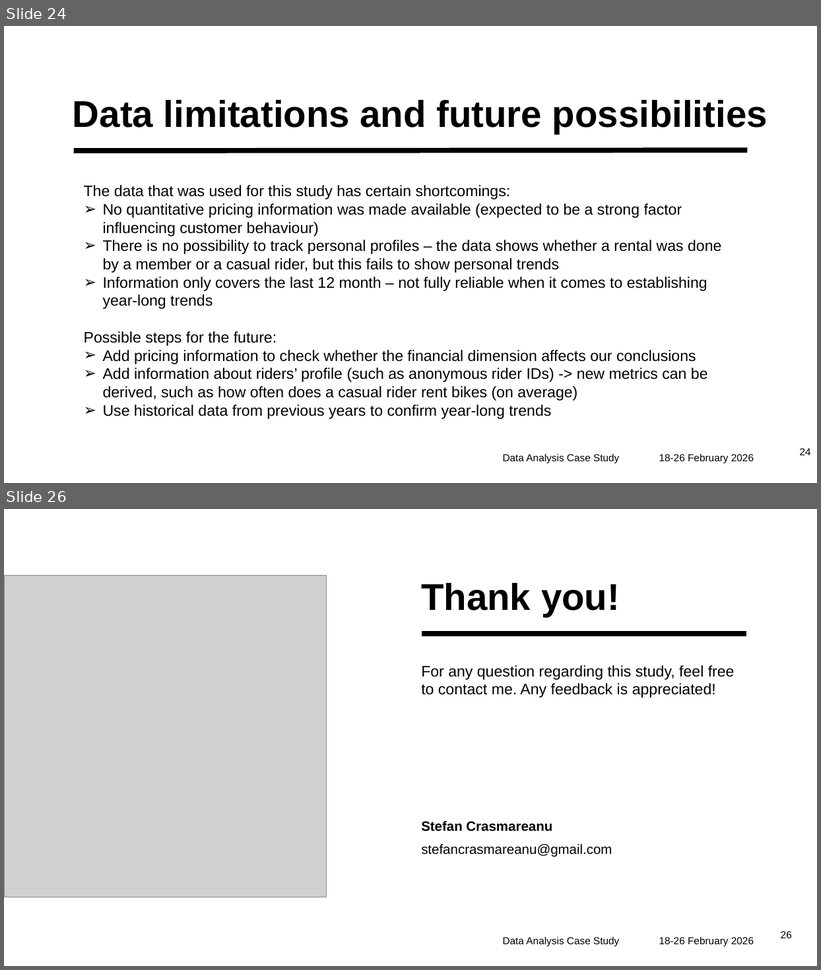
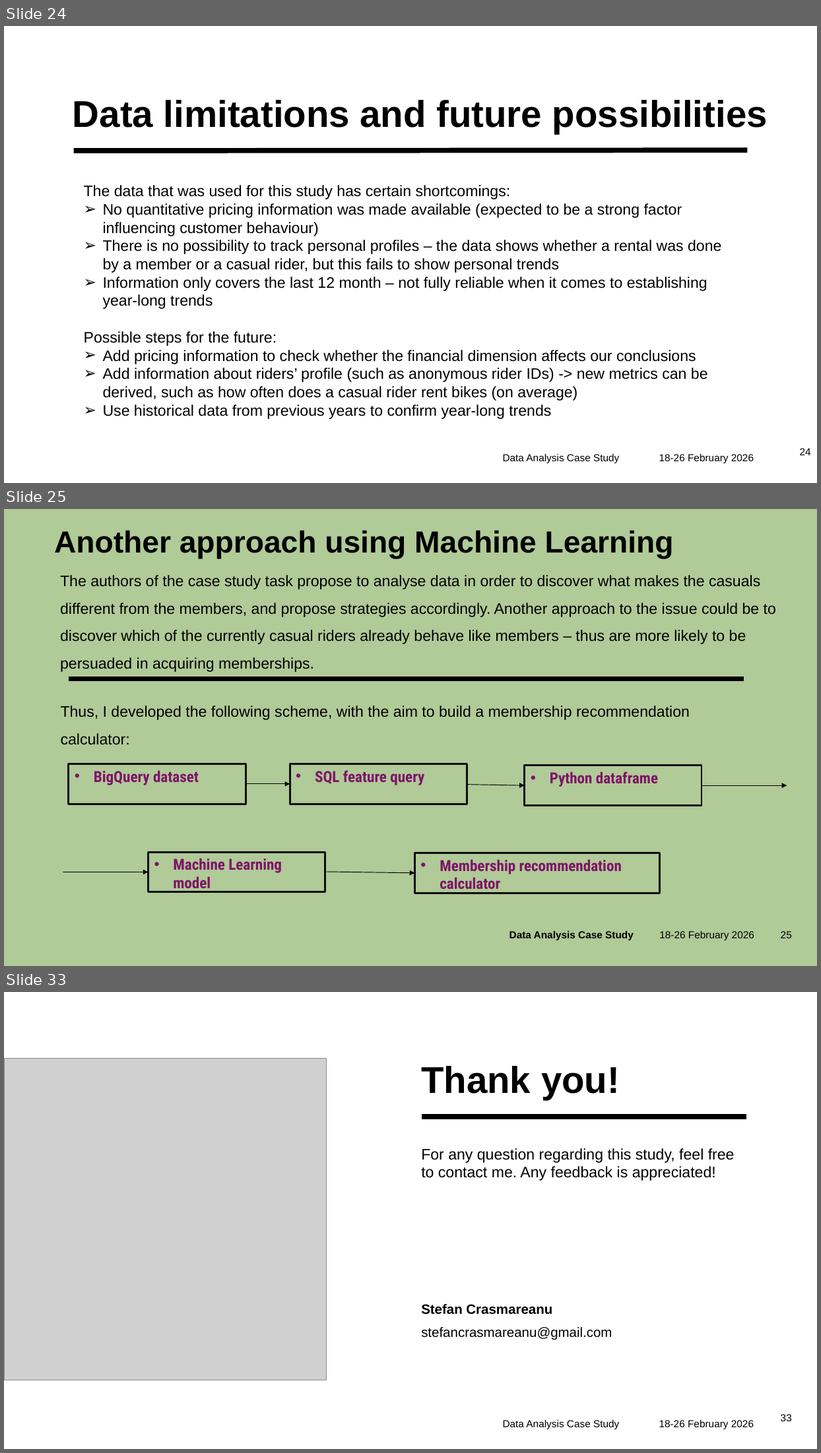
Before and after one commit to stefancrasmareanu-a11y/Case_study_bike_sharing_company, a slide deck: CaseStudy_Data_analysis_for_bike_sharing_company.pptx. Shown one above the other, each under a label of ours: slides 24 and 26 before the commit, slides 24, 25 and 33 after it; the slides between them are not shown. The pictures are 821x970 and 821x1453 pixels, drawn with LibreOffice and Linux fonts; fonts in the diff are those of the drawing; grey boxes stand for pictures. Boxes give left, top, right and bottom in pixels: in the first picture for what was removed or moved away, otherwise in the second. Text is boxed around its words. In the diff, an @@ line names an element or a change of style, - is before the commit and + after.

```diff
--- a/CaseStudy_Data_analysis_for_bike_sharing_company.pptx
+++ b/CaseStudy_Data_analysis_for_bike_sharing_company.pptx
@@ slide 25 added at bbox=[4, 509, 817, 966], background #B0CA98 @@
@@ title added at bbox=[54, 530, 674, 559], 36 pt, text #000000, bold @@
+Another approach using Machine Learning
@@ text added at bbox=[60, 575, 776, 672], 18 pt, text #000000 @@
+The authors of the case study task propose to analyse data in order to discover what makes the casuals different from the members, and propose strategies accordingly. Another approach to the issue could be to discover which of the currently casual riders already behave like members – thus are more likely to be persuaded in acquiring memberships.
@@ line added from (69, 679) to (744, 679), #000000 6 pt @@
@@ text added at bbox=[61, 706, 690, 745], 18 pt, text #000000 @@
+Thus, I developed the following scheme, with the aim to build a membership recommendation calculator:
@@ text added at bbox=[69, 764, 246, 804], outline #0D0D0D 2.25 pt, 18 pt, text #7F1368, bold @@
+• BigQuery dataset
@@ rectangle added at bbox=[290, 764, 467, 804], outline #0D0D0D 2.25 pt, 18 pt, text #7F1368, bold @@
+• SQL feature query
@@ rectangle added at bbox=[525, 766, 702, 806], outline #0D0D0D 2.25 pt, 18 pt, text #7F1368, bold @@
+• Python dataframe
@@ arrow added from (246, 784) to (290, 784), #000000 0.75 pt @@
@@ arrow added from (467, 785) to (525, 786), #000000 0.75 pt @@
@@ arrow added from (702, 786) to (787, 786), #000000 0.75 pt @@
@@ rectangle added at bbox=[148, 852, 325, 892], outline #0D0D0D 2.25 pt, 18 pt, text #7F1368, bold @@
+• Machine Learning model
@@ rectangle added at bbox=[415, 853, 660, 893], outline #0D0D0D 2.25 pt, 18 pt, text #7F1368, bold @@
+• Membership recommendation calculator
@@ arrow added from (63, 873) to (148, 873), #000000 0.75 pt @@
@@ arrow added from (325, 872) to (415, 873), #000000 0.75 pt @@
@@ text added at bbox=[510, 931, 634, 941], 12 pt, text #000000, bold @@
+Data Analysis Case Study
@@ text added at bbox=[659, 931, 754, 941], 12 pt, text #000000 @@
+18-26 February 2026
@@ page number added at bbox=[781, 931, 792, 939], 12 pt, text #000000 @@
+25
@@ what was slide 26 is now slide 33 @@
@@ page number at bbox=[781, 1414, 792, 1422]: text changed @@
-26
+33
```
Also in this commit, not shown: 2 slides changed, 6 other slides added.
